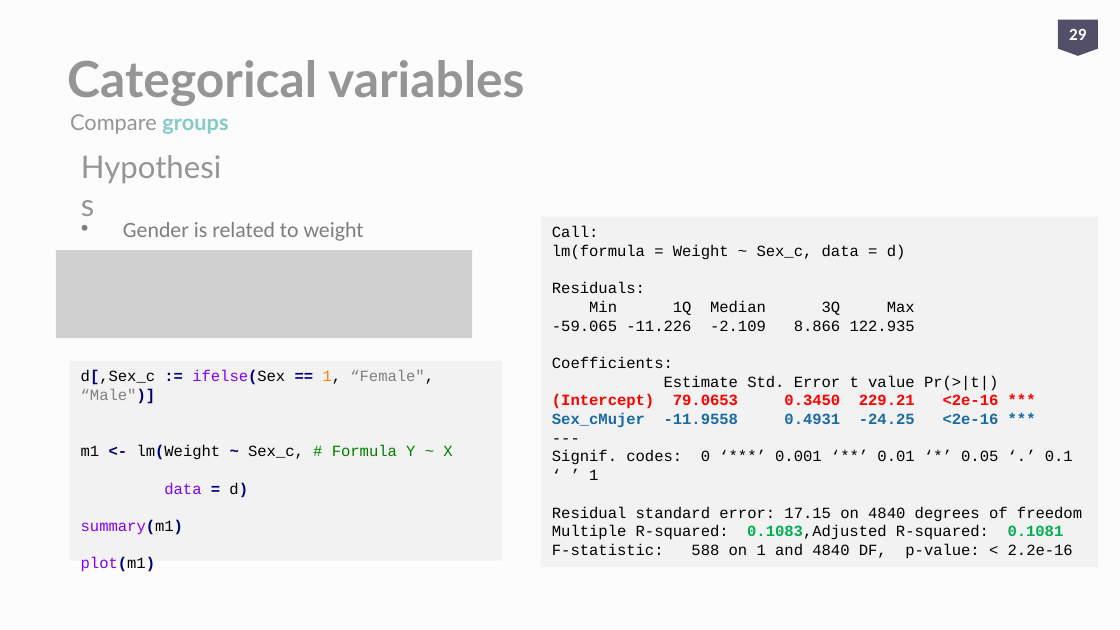
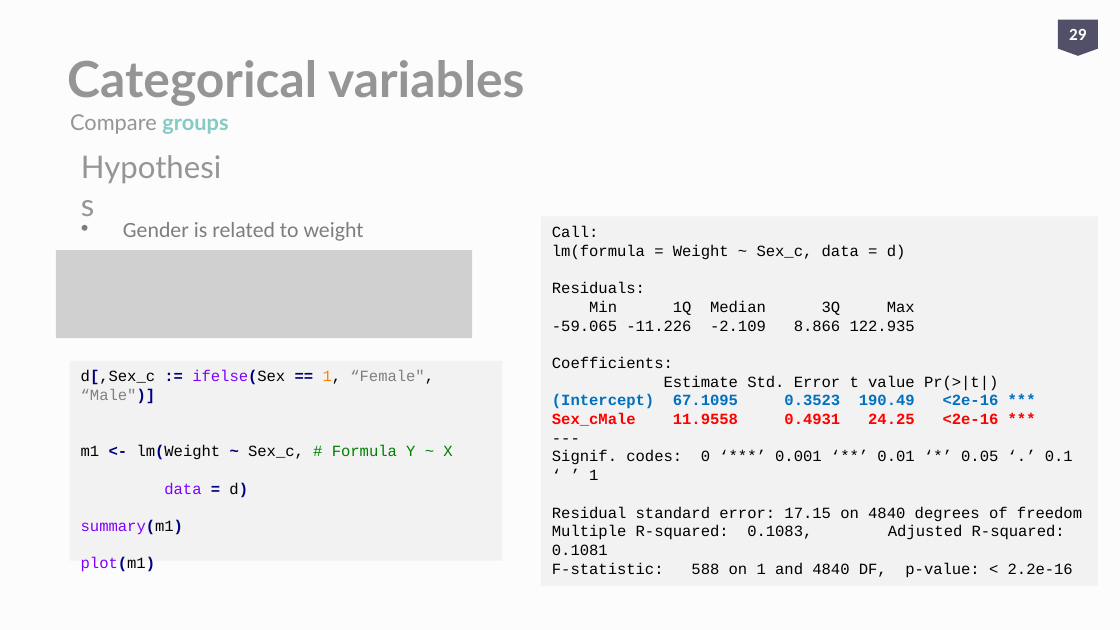
Before and after one commit to aweimann/floto-lab-learning-bioinformatics, a slide deck: slide 29 of presentations/R_worskshop_Statistics_analysisENG.pptx. Drawn at 1120x630 pixels with LibreOffice and Linux fonts; fonts in the diff are those of the drawing; grey boxes stand for pictures. Boxes give left, top, right and bottom in pixels: in the first picture for what was removed or moved away, otherwise in the second. Text is boxed around its words. In the diff, an @@ line names an element or a change of style, - is before the commit and + after.

Commit message:
Final presentation

```diff
--- a/presentations/R_worskshop_Statistics_analysisENG.pptx
+++ b/presentations/R_worskshop_Statistics_analysisENG.pptx
@@ rectangle "Call:": place and size @@
-rectangle "Call:" at [541, 216, 1098, 567]
+rectangle "Call:" at [541, 216, 1098, 586]
@@ text in rectangle at [552, 394, 999, 426]: text changed; text colour #FF0000 to #0070C0 @@
-(Intercept) 79.0653 0.3450 229.21 <2e-16 ***
-Sex_cMujer -11.9558 0.4931 -24.25 <2e-16 ***
+(Intercept) 67.1095 0.3523 190.49 <2e-16 ***
+Sex_cMale 11.9558 0.4931 24.25 <2e-16 ***
@@ text in rectangle at [552, 525, 1065, 555]: spaces changed @@
-Multiple R-squared: 0.1083,Adjusted R-squared: 0.1081
+Multiple R-squared: 0.1083, Adjusted R-squared: 0.1081
```
Also in this commit, not shown: 3 slides added, 1 other file.
